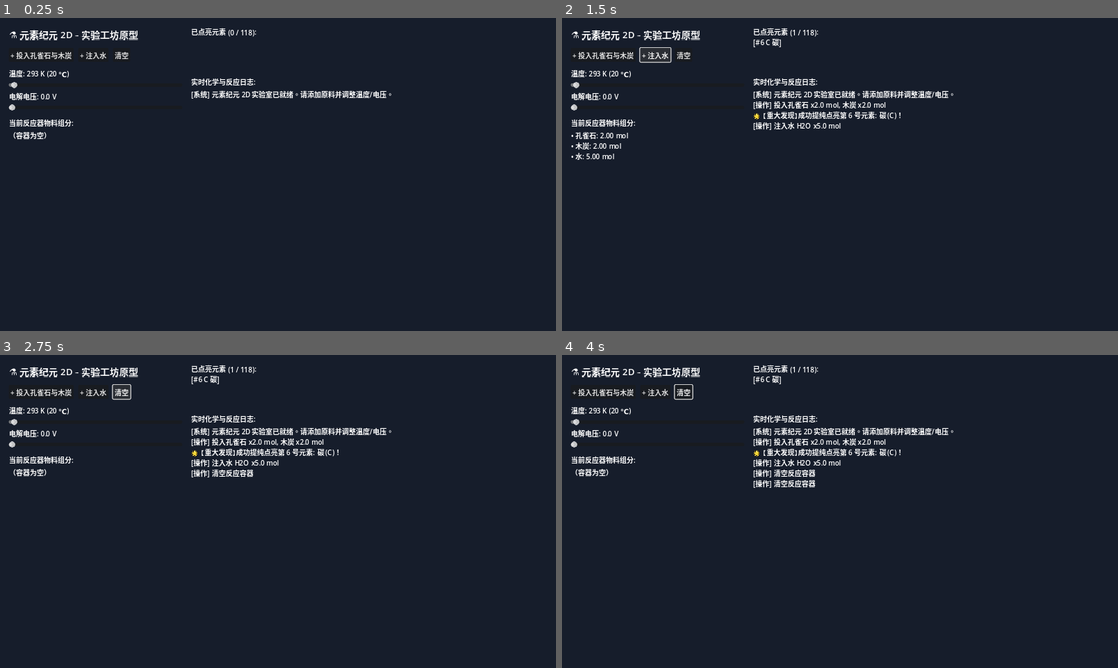
Above: before the commit, frames 1-4 (two rows, left to right).
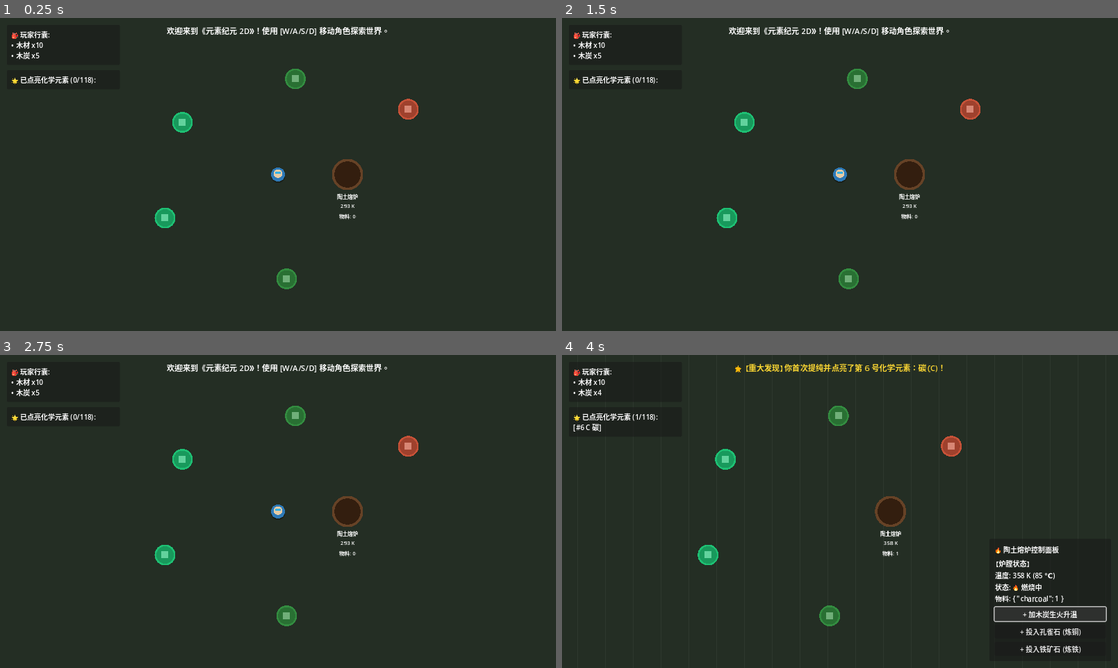
Above: after the commit, the same moments.

Repository: imlinhanchao/elemental-earth-2d
Game: Godot game, scene res://src/scenes/world.tscn
Two runs of this game, one before a commit and one after it. Both use one fixed random seed, a clock stepped at 60 frames per second and the inputs below. Before the commit the project starts from res://src/scenes/main.tscn.
Inputs (mouse positions are in pixels of both pictures, inside the frame that each line leads up to):
- Up to frame 1 (0.25 s): no input
- Up to frame 2 (1.5 s): click (600, 55) at 0.5 s, where only the run before the commit has a clickable "+ 投入孔雀石与木炭"; click (656, 55) at 1.25 s, where only the run before the commit has a clickable "+ 注入水"
- Up to frame 3 (2.75 s): click (122, 392) at 2 s, where only the run before the commit has a clickable "清空"
- Up to frame 4 (4 s): tap Enter at 2.75 s; move the mouse to (962, 495) at 2.77 s; hold D 2.78-3.5 s; click (962, 495) at 2.92 s; click (1051, 614) at 3.5 s, where only the run after the commit has a clickable "+ 加木炭生火升温"

The runs differ from the first frame. In frame 1, 4.5% of the frame differs, in the area x 1-76%, y 2-87%; in frame 2, 5.6%; in frame 3, 5.6%; in frame 4, 9.0%, in the area x 1-98%, y 0-100%.

Commit message:
feat: complete playable M1 prototype with 2D world, resource mining, in-world furnace and chemistry discovery loop

Diff:
--- a/project.godot
+++ b/project.godot
@@ -9,9 +9,13 @@
 config/name="Elemental Earth 2D"
 config/description="A 2D Chemical Simulation & Industrial Sandbox Game"
 config/version="0.1.0"
-run/main_scene="res://src/scenes/main.tscn"
+run/main_scene="res://src/scenes/world.tscn"
 config/features=PackedStringArray("4.2", "Forward Plus")
 config/icon="res://icon.svg"
+
+[autoload]
+
+GameState="*res://src/core/game_state.gd"
 
 [display]
 
--- /dev/null
+++ b/src/core/game_state.gd
@@ -0,0 +1,44 @@
+# game_state.gd
+# 全局游戏状态管理器 (Autoload)
+extends Node
+
+const DataDB = preload("res://src/core/data_db.gd")
+const PlayerInventory = preload("res://src/core/player_inventory.gd")
+const ChemistrySolver = preload("res://src/core/chemistry_solver.gd")
+
+signal element_discovered(element_number: int, item_key: String)
+signal notification_posted(text: String, color: Color)
+
+var inventory: PlayerInventory
+var solver: ChemistrySolver
+var discovered_elements: Array[int] = []
+
+func _ready() -> void:
+	DataDB.initialize()
+	inventory = PlayerInventory.new()
+	solver = ChemistrySolver.new()
+
+	solver.element_discovered.connect(_on_element_discovered)
+
+	# 给玩家一些初始生存工具与测试物资
+	inventory.add_item("wood", 10)
+	inventory.add_item("charcoal", 5)
+
+	print("[GameState] 全局状态就绪")
+
+func unlock_element(elem_num: int, item_key: String) -> void:
+	if not discovered_elements.has(elem_num):
+		discovered_elements.append(elem_num)
+		discovered_elements.sort()
+		var elem = DataDB.get_element(elem_num)
+		var sym = elem.get("symbol", "?")
+		var cname = elem.get("name", item_key)
+		var banner = "🌟 【重大发现】你首次提纯并点亮了第 %d 号化学元素：%s (%s)！" % [elem_num, cname, sym]
+		notification_posted.emit(banner, Color(1.0, 0.85, 0.2))
+		element_discovered.emit(elem_num, item_key)
+
+func _on_element_discovered(elem_num: int, item_key: String) -> void:
+	unlock_element(elem_num, item_key)
+
+func post_notice(text: String, color: Color = Color.WHITE) -> void:
+	notification_posted.emit(text, color)
--- /dev/null
+++ b/src/core/player_inventory.gd
@@ -0,0 +1,33 @@
+# player_inventory.gd
+# 玩家随身背包数据单例
+class_name PlayerInventory
+extends RefCounted
+
+signal item_changed(item_key: String, count: int)
+
+# item_key -> count
+var items: Dictionary = {}
+
+func add_item(key: String, amount: int = 1) -> void:
+	if amount <= 0:
+		return
+	items[key] = items.get(key, 0) + amount
+	item_changed.emit(key, items[key])
+
+func remove_item(key: String, amount: int = 1) -> bool:
+	var current = items.get(key, 0)
+	if current < amount:
+		return false
+	items[key] = current - amount
+	if items[key] <= 0:
+		items.erase(key)
+		item_changed.emit(key, 0)
+	else:
+		item_changed.emit(key, items[key])
+	return true
+
+func get_count(key: String) -> int:
+	return items.get(key, 0)
+
+func has_item(key: String, min_count: int = 1) -> bool:
+	return get_count(key) >= min_count
--- /dev/null
+++ b/src/scenes/furnace.gd
@@ -0,0 +1,95 @@
+# furnace.gd
+# 放置型实体化化学冶炼熔炉
+extends Area2D
+
+const MixtureBuffer = preload("res://src/core/mixture_buffer.gd")
+
+signal open_workbench_requested(furnace_entity: Node2D)
+
+var buffer: MixtureBuffer
+var is_player_nearby: bool = false
+var is_active_fire: bool = false
+var burn_timer: float = 0.0
+
+@onready var label_status = $StatusLabel
+
+func _ready() -> void:
+	buffer = MixtureBuffer.new()
+	buffer.temperature = 293.15 # 初始室温
+	body_entered.connect(_on_body_entered)
+	body_exited.connect(_on_body_exited)
+	_update_label()
+
+func _process(delta: float) -> void:
+	# 燃烧逻辑：如果有燃料正在燃烧，维持/升高温度
+	if is_active_fire:
+		burn_timer -= delta
+		buffer.temperature = move_toward(buffer.temperature, 1100.0, 150.0 * delta)
+		if burn_timer <= 0.0:
+			is_active_fire = false
+	else:
+		# 无火源自然降温回室温
+		buffer.temperature = move_toward(buffer.temperature, 293.15, 30.0 * delta)
+
+	# 驱动化学反应
+	if buffer.total_moles() > 0:
+		var res = GameState.solver.solve(buffer, delta)
+		if res["occurred"]:
+			queue_redraw()
+			_update_label()
+			# 检查是否炼出了金属铜
+			if buffer.has_substance("copper", 0.1):
+				var cu_amount = buffer.consume_substance("copper", 10.0)
+				GameState.inventory.add_item("copper", int(ceil(cu_amount)))
+				GameState.post_notice("✨ 熔炉炼制完成！成功收获金属铜 x%d，已收入背包！" % int(ceil(cu_amount)), Color(0.9, 0.6, 0.2))
+
+	queue_redraw()
+	_update_label()
+
+func _draw() -> void:
+	# 绘制圆形熔炉基座
+	draw_circle(Vector2.ZERO, 36.0, Color(0.4, 0.26, 0.15))
+	draw_circle(Vector2.ZERO, 30.0, Color(0.2, 0.12, 0.06))
+
+	# 炉膛火光
+	if buffer.temperature > 500.0:
+		var glow_intensity = clamp((buffer.temperature - 500.0) / 600.0, 0.2, 1.0)
+		var fire_color = Color(1.0, 0.4 * glow_intensity, 0.0, glow_intensity)
+		draw_circle(Vector2(0, 4), 16.0 * (0.9 + 0.1 * sin(Time.get_ticks_msec() * 0.01)), fire_color)
+
+func _input_event(_viewport: Viewport, event: InputEvent, _shape_idx: int) -> void:
+	if event is InputEventMouseButton and event.button_index == MOUSE_BUTTON_LEFT and event.pressed:
+		if is_player_nearby:
+			open_workbench_requested.emit(self)
+
+func add_fuel() -> bool:
+	if GameState.inventory.remove_item("charcoal", 1) or GameState.inventory.remove_item("wood", 2):
+		is_active_fire = true
+		burn_timer += 15.0 # 燃烧 15 秒
+		buffer.add_substance("charcoal", 1.0)
+		GameState.post_notice("🔥 向熔炉添加了燃料，火势熊熊燃烧！", Color.ORANGE)
+		return true
+	else:
+		GameState.post_notice("背包中没有木炭或木材可用作燃料！", Color.RED)
+		return false
+
+func add_ore(key: String = "malachite", amount: int = 1) -> bool:
+	if GameState.inventory.remove_item(key, amount):
+		buffer.add_substance(key, float(amount))
+		GameState.post_notice("📥 投入原料 %s x%d 到炉膛中" % [key, amount], Color.CYAN)
+		return true
+	else:
+		GameState.post_notice("背包中没有足够的 %s！" % key, Color.RED)
+		return false
+
+func _update_label() -> void:
+	if label_status:
+		label_status.text = "陶土熔炉\n%d K\n物料: %d" % [int(buffer.temperature), int(buffer.total_moles())]
+
+func _on_body_entered(body: Node2D) -> void:
+	if body.is_in_group("player"):
+		is_player_nearby = true
+
+func _on_body_exited(body: Node2D) -> void:
+	if body.is_in_group("player"):
+		is_player_nearby = false
--- /dev/null
+++ b/src/scenes/furnace.tscn
@@ -0,0 +1,23 @@
+[gd_scene load_steps=3 format=3 uid="uid://bd33w24j6l80w"]
+
+[ext_resource type="Script" path="res://src/scenes/furnace.gd" id="1_furnace"]
+
+[sub_resource type="CircleShape2D" id="CircleShape2D_f8u1d"]
+radius = 48.0
+
+[node name="Furnace" type="Area2D"]
+collision_layer = 4
+collision_mask = 1
+script = ExtResource("1_furnace")
+
+[node name="CollisionShape2D" type="CollisionShape2D" parent="."]
+shape = SubResource("CircleShape2D_f8u1d")
+
+[node name="StatusLabel" type="Label" parent="."]
+offset_left = -60.0
+offset_top = 40.0
+offset_right = 60.0
+offset_bottom = 90.0
+theme_override_font_sizes/font_size = 12
+text = "陶土熔炉"
+horizontal_alignment = 1
--- /dev/null
+++ b/src/scenes/player.gd
@@ -0,0 +1,35 @@
+# player.gd
+# 玩家移动与交互控制器
+extends CharacterBody2D
+
+@export var speed: float = 240.0
+
+@onready var camera = $Camera2D
+
+func _ready() -> void:
+	add_to_group("player")
+
+func _physics_process(_delta: float) -> void:
+	var dir = Vector2.ZERO
+	if Input.is_key_pressed(KEY_W) or Input.is_key_pressed(KEY_UP):
+		dir.y -= 1
+	if Input.is_key_pressed(KEY_S) or Input.is_key_pressed(KEY_DOWN):
+		dir.y += 1
+	if Input.is_key_pressed(KEY_A) or Input.is_key_pressed(KEY_LEFT):
+		dir.x -= 1
+	if Input.is_key_pressed(KEY_D) or Input.is_key_pressed(KEY_RIGHT):
+		dir.x += 1
+
+	velocity = dir.normalized() * speed
+	move_and_slide()
+	queue_redraw()
+
+func _draw() -> void:
+	# 绘制极具辨识度的探险科研人员俯视形象
+	# 阴影
+	draw_circle(Vector2(0, 4), 16.0, Color(0, 0, 0, 0.25))
+	# 身体/披肩 (复古科学蓝)
+	draw_circle(Vector2.ZERO, 16.0, Color(0.18, 0.48, 0.72))
+	# 头部/护目镜
+	draw_circle(Vector2(0, -2), 10.0, Color(0.9, 0.8, 0.65))
+	draw_rect(Rect2(-6, -6, 12, 4), Color(0.2, 0.7, 0.9)) # 护目镜
--- /dev/null
+++ b/src/scenes/player.tscn
@@ -0,0 +1,20 @@
+[gd_scene load_steps=3 format=3 uid="uid://ci8x72421390p"]
+
+[ext_resource type="Script" path="res://src/scenes/player.gd" id="1_player"]
+
+[sub_resource type="CircleShape2D" id="CircleShape2D_p3x9d"]
+radius = 16.0
+
+[node name="Player" type="CharacterBody2D"]
+collision_layer = 1
+collision_mask = 6
+script = ExtResource("1_player")
+
+[node name="CollisionShape2D" type="CollisionShape2D" parent="."]
+shape = SubResource("CircleShape2D_p3x9d")
+
+[node name="Camera2D" type="Camera2D" parent="."]
+position_smoothing_enabled = true
+position_smoothing_speed = 8.0
+drag_horizontal_enabled = true
+drag_vertical_enabled = true
--- /dev/null
+++ b/src/scenes/resource_node.gd
@@ -0,0 +1,60 @@
+# resource_node.gd
+# 自然资源节点：支持玩家点击敲击采集
+extends Area2D
+
+@export var item_key: String = "malachite"
+@export var item_name: String = "孔雀石矿脉"
+@export var node_color: Color = Color(0.12, 0.75, 0.45)
+@export var max_health: int = 3
+@export var yield_amount: int = 2
+
+var current_health: int
+
+@onready var shape = $CollisionShape2D
+var is_player_nearby: bool = false
+
+func _ready() -> void:
+	current_health = max_health
+	body_entered.connect(_on_body_entered)
+	body_exited.connect(_on_body_exited)
+	queue_redraw()
+
+func _draw() -> void:
+	# 绘制独特的资源图标图形
+	draw_circle(Vector2.ZERO, 24.0, node_color)
+	draw_circle(Vector2.ZERO, 20.0, node_color.darkened(0.2))
+	# 内部高光晶体斑纹
+	draw_rect(Rect2(-8, -8, 16, 16), node_color.lightened(0.3))
+
+func _input_event(_viewport: Viewport, event: InputEvent, _shape_idx: int) -> void:
+	if event is InputEventMouseButton and event.button_index == MOUSE_BUTTON_LEFT and event.pressed:
+		if is_player_nearby:
+			mine_node()
+
+func mine_node() -> void:
+	current_health -= 1
+	# 简单的敲击受击缩放动画
+	var tw = create_tween()
+	scale = Vector2(1.2, 0.8)
+	tw.tween_property(self, "scale", Vector2.ONE, 0.15)
+
+	if current_health <= 0:
+		# 采集完毕
+		GameState.inventory.add_item(item_key, yield_amount)
+		GameState.post_notice("⛏️ 成功开采获得: %s x%d" % [item_name, yield_amount], node_color)
+
+		# 播放粉碎动画后重生或消失
+		current_health = max_health
+		visible = false
+		await get_tree().create_timer(5.0).timeout
+		visible = true
+	else:
+		GameState.post_notice("正在开采 %s... (%d/%d)" % [item_name, current_health, max_health], Color.GRAY)
+
+func _on_body_entered(body: Node2D) -> void:
+	if body.is_in_group("player"):
+		is_player_nearby = true
+
+func _on_body_exited(body: Node2D) -> void:
+	if body.is_in_group("player"):
+		is_player_nearby = false
--- /dev/null
+++ b/src/scenes/resource_node.tscn
@@ -0,0 +1,14 @@
+[gd_scene load_steps=3 format=3 uid="uid://ci8w7g06x26h5"]
+
+[ext_resource type="Script" path="res://src/scenes/resource_node.gd" id="1_node"]
+
+[sub_resource type="CircleShape2D" id="CircleShape2D_c8a7b"]
+radius = 40.0
+
+[node name="ResourceNode" type="Area2D"]
+collision_layer = 2
+collision_mask = 1
+script = ExtResource("1_node")
+
+[node name="CollisionShape2D" type="CollisionShape2D" parent="."]
+shape = SubResource("CircleShape2D_c8a7b")
--- /dev/null
+++ b/src/scenes/world.gd
@@ -0,0 +1,34 @@
+# world.gd
+# 2D 开放大世界总场景
+extends Node2D
+
+@onready var player = $Player
+@onready var hud = $HUD
+@onready var furnace = $Furnace
+
+func _ready() -> void:
+	furnace.body_entered.connect(_on_furnace_body_entered)
+	furnace.body_exited.connect(_on_furnace_body_exited)
+
+	GameState.post_notice("欢迎来到《元素纪元 2D》！使用 [W/A/S/D] 移动角色探索世界。", Color.WHITE)
+
+func _draw() -> void:
+	# 绘制大世界网格地貌地面 (尺寸 2400x1600)
+	var ground_rect = Rect2(-1200, -800, 2400, 1600)
+	draw_rect(ground_rect, Color(0.14, 0.18, 0.14)) # 苔原绿底色
+
+	# 装饰性网格线
+	var grid_step = 64
+	for x in range(-1200, 1200, grid_step):
+		draw_line(Vector2(x, -800), Vector2(x, 800), Color(0.18, 0.22, 0.18), 1.0)
+	for y in range(-800, 800, grid_step):
+		draw_line(Vector2(-1200, y), Vector2(1200, y), Color(0.18, 0.22, 0.18), 1.0)
+
+func _on_furnace_body_entered(body: Node2D) -> void:
+	if body.is_in_group("player"):
+		hud.show_furnace_ui(furnace)
+		GameState.post_notice("靠近了【陶土熔炉】，可向右侧面板投入矿石与木炭冶炼！", Color.GOLD)
+
+func _on_furnace_body_exited(body: Node2D) -> void:
+	if body.is_in_group("player"):
+		hud.hide_furnace_ui()
--- /dev/null
+++ b/src/scenes/world.tscn
@@ -0,0 +1,50 @@
+[gd_scene load_steps=6 format=3 uid="uid://bvyfx3k44b2m2"]
+
+[ext_resource type="Script" path="res://src/scenes/world.gd" id="1_world"]
+[ext_resource type="PackedScene" uid="uid://ci8x72421390p" path="res://src/scenes/player.tscn" id="2_player"]
+[ext_resource type="PackedScene" uid="uid://bd33w24j6l80w" path="res://src/scenes/furnace.tscn" id="3_furnace"]
+[ext_resource type="PackedScene" uid="uid://ci8w7g06x26h5" path="res://src/scenes/resource_node.tscn" id="4_node"]
+[ext_resource type="PackedScene" uid="uid://ci8v43187140w" path="res://src/ui/hud.tscn" id="5_hud"]
+
+[node name="World" type="Node2D"]
+script = ExtResource("1_world")
+
+[node name="Player" parent="." instance=ExtResource("2_player")]
+position = Vector2(0, 0)
+
+[node name="Furnace" parent="." instance=ExtResource("3_furnace")]
+position = Vector2(160, 0)
+
+[node name="MalachiteNode1" parent="." instance=ExtResource("4_node")]
+position = Vector2(-220, -120)
+item_key = "malachite"
+item_name = "孔雀石矿床"
+node_color = Color(0.12, 0.75, 0.45, 1)
+
+[node name="MalachiteNode2" parent="." instance=ExtResource("4_node")]
+position = Vector2(-260, 100)
+item_key = "malachite"
+item_name = "孔雀石矿床"
+node_color = Color(0.12, 0.75, 0.45, 1)
+
+[node name="IronNode1" parent="." instance=ExtResource("4_node")]
+position = Vector2(300, -150)
+item_key = "iron_ore"
+item_name = "赤铁矿脉"
+node_color = Color(0.78, 0.32, 0.22, 1)
+
+[node name="TreeNode1" parent="." instance=ExtResource("4_node")]
+position = Vector2(40, -220)
+item_key = "wood"
+item_name = "古老橡木"
+node_color = Color(0.2, 0.55, 0.25, 1)
+yield_amount = 4
+
+[node name="TreeNode2" parent="." instance=ExtResource("4_node")]
+position = Vector2(20, 240)
+item_key = "wood"
+item_name = "古老橡木"
+node_color = Color(0.2, 0.55, 0.25, 1)
+yield_amount = 4
+
+[node name="HUD" parent="." instance=ExtResource("5_hud")]
--- /dev/null
+++ b/src/ui/hud.gd
@@ -0,0 +1,81 @@
+# hud.gd
+# 游戏主界面 HUD
+extends CanvasLayer
+
+@onready var inventory_label = $Margin/HBox/LeftBox/InvPanel/Margin/VBox/InvLabel
+@onready var notice_label = $Margin/TopBox/NoticeLabel
+@onready var furnace_panel = $Margin/HBox/RightBox/FurnacePanel
+@onready var furnace_info = $Margin/HBox/RightBox/FurnacePanel/Margin/VBox/FurnaceInfo
+@onready var elements_label = $Margin/HBox/LeftBox/ElementsPanel/Margin/VBox/ElementsLabel
+
+var current_nearby_furnace: Node2D = null
+
+func _ready() -> void:
+	GameState.notification_posted.connect(_on_notification_posted)
+	GameState.element_discovered.connect(_on_element_discovered)
+	GameState.inventory.item_changed.connect(_on_item_changed)
+
+	furnace_panel.visible = false
+	_update_inventory_ui()
+	_update_elements_ui()
+
+func _process(_delta: float) -> void:
+	if current_nearby_furnace != null:
+		var buf = current_nearby_furnace.buffer
+		furnace_info.text = "【炉膛状态】\n温度: %d K (%d ℃)\n状态: %s\n物料: %s" % [
+			int(buf.temperature),
+			int(buf.temperature - 273.15),
+			("🔥 燃烧中" if current_nearby_furnace.is_active_fire else "❄️ 未生火"),
+			(str(buf.components) if buf.components.size() > 0 else "空")
+		]
+
+func _update_inventory_ui() -> void:
+	var text = "🎒 玩家行囊:\n"
+	if GameState.inventory.items.is_empty():
+		text += "（空）\n"
+	else:
+		for k in GameState.inventory.items.keys():
+			var item = DataDB.get_item(k)
+			var iname = item.get("name", k)
+			text += "• %s x%d\n" % [iname, GameState.inventory.items[k]]
+	inventory_label.text = text
+
+func _update_elements_ui() -> void:
+	var text = "🌟 已点亮化学元素 (%d/118):\n" % GameState.discovered_elements.size()
+	for num in GameState.discovered_elements:
+		var elem = DataDB.get_element(num)
+		text += "[#%d %s %s] " % [num, elem.get("symbol", ""), elem.get("name", "")]
+	elements_label.text = text
+
+func _on_item_changed(_key: String, _count: int) -> void:
+	_update_inventory_ui()
+
+func _on_element_discovered(_num: int, _key: String) -> void:
+	_update_elements_ui()
+
+func _on_notification_posted(msg: String, col: Color) -> void:
+	notice_label.text = msg
+	notice_label.modulate = col
+	var tw = create_tween()
+	notice_label.scale = Vector2(1.2, 1.2)
+	tw.tween_property(notice_label, "scale", Vector2.ONE, 0.2)
+
+func show_furnace_ui(furnace: Node2D) -> void:
+	current_nearby_furnace = furnace
+	furnace_panel.visible = true
+
+func hide_furnace_ui() -> void:
+	current_nearby_furnace = null
+	furnace_panel.visible = false
+
+func _on_btn_add_fuel_pressed() -> void:
+	if current_nearby_furnace:
+		current_nearby_furnace.add_fuel()
+
+func _on_btn_add_malachite_pressed() -> void:
+	if current_nearby_furnace:
+		current_nearby_furnace.add_ore("malachite", 1)
+
+func _on_btn_add_iron_ore_pressed() -> void:
+	if current_nearby_furnace:
+		current_nearby_furnace.add_ore("iron_ore", 1)
--- /dev/null
+++ b/src/ui/hud.tscn
@@ -0,0 +1,123 @@
+[gd_scene load_steps=2 format=3 uid="uid://ci8v43187140w"]
+
+[ext_resource type="Script" path="res://src/ui/hud.gd" id="1_hud"]
+
+[node name="HUD" type="CanvasLayer"]
+script = ExtResource("1_hud")
+
+[node name="Margin" type="MarginContainer" parent="."]
+anchors_preset = 15
+anchor_right = 1.0
+anchor_bottom = 1.0
+grow_horizontal = 2
+grow_vertical = 2
+theme_override_constants/margin_left = 16
+theme_override_constants/margin_top = 16
+theme_override_constants/margin_right = 16
+theme_override_constants/margin_bottom = 16
+
+[node name="TopBox" type="VBoxContainer" parent="Margin"]
+layout_mode = 2
+size_flags_vertical = 0
+alignment = 1
+
+[node name="NoticeLabel" type="Label" parent="Margin/TopBox"]
+layout_mode = 2
+theme_override_font_sizes/font_size = 18
+text = "【WASD】移动角色，点击【矿脉】采集矿石，靠近【陶土熔炉】进行还原冶炼！"
+horizontal_alignment = 1
+
+[node name="HBox" type="HBoxContainer" parent="Margin"]
+layout_mode = 2
+size_flags_vertical = 3
+mouse_filter = 2
+
+[node name="LeftBox" type="VBoxContainer" parent="Margin/HBox"]
+custom_minimum_size = Vector2(260, 0)
+layout_mode = 2
+theme_override_constants/separation = 12
+
+[node name="InvPanel" type="PanelContainer" parent="Margin/HBox/LeftBox"]
+layout_mode = 2
+
+[node name="Margin" type="MarginContainer" parent="Margin/HBox/LeftBox/InvPanel"]
+layout_mode = 2
+theme_override_constants/margin_left = 10
+theme_override_constants/margin_top = 10
+theme_override_constants/margin_right = 10
+theme_override_constants/margin_bottom = 10
+
+[node name="VBox" type="VBoxContainer" parent="Margin/HBox/LeftBox/InvPanel/Margin"]
+layout_mode = 2
+
+[node name="InvLabel" type="RichTextLabel" parent="Margin/HBox/LeftBox/InvPanel/Margin/VBox"]
+layout_mode = 2
+fit_content = true
+text = "🎒 玩家行囊:"
+
+[node name="ElementsPanel" type="PanelContainer" parent="Margin/HBox/LeftBox"]
+layout_mode = 2
+
+[node name="Margin" type="MarginContainer" parent="Margin/HBox/LeftBox/ElementsPanel"]
+layout_mode = 2
+theme_override_constants/margin_left = 10
+theme_override_constants/margin_top = 10
+theme_override_constants/margin_right = 10
+theme_override_constants/margin_bottom = 10
+
+[node name="VBox" type="VBoxContainer" parent="Margin/HBox/LeftBox/ElementsPanel/Margin"]
+layout_mode = 2
+
+[node name="ElementsLabel" type="RichTextLabel" parent="Margin/HBox/LeftBox/ElementsPanel/Margin/VBox"]
+layout_mode = 2
+fit_content = true
+text = "🌟 已点亮化学元素 (0/118):"
+
+[node name="CenterSpacer" type="Control" parent="Margin/HBox"]
+layout_mode = 2
+size_flags_horizontal = 3
+mouse_filter = 2
+
+[node name="RightBox" type="VBoxContainer" parent="Margin/HBox"]
+custom_minimum_size = Vector2(280, 0)
+layout_mode = 2
+alignment = 2
+
+[node name="FurnacePanel" type="PanelContainer" parent="Margin/HBox/RightBox"]
+layout_mode = 2
+
+[node name="Margin" type="MarginContainer" parent="Margin/HBox/RightBox/FurnacePanel"]
+layout_mode = 2
+theme_override_constants/margin_left = 12
+theme_override_constants/margin_top = 12
+theme_override_constants/margin_right = 12
+theme_override_constants/margin_bottom = 12
+
+[node name="VBox" type="VBoxContainer" parent="Margin/HBox/RightBox/FurnacePanel/Margin"]
+layout_mode = 2
+theme_override_constants/separation = 8
+
+[node name="Header" type="Label" parent="Margin/HBox/RightBox/FurnacePanel/Margin/VBox"]
+layout_mode = 2
+theme_override_font_sizes/font_size = 16
+text = "🔥 陶土熔炉控制面板"
+
+[node name="FurnaceInfo" type="Label" parent="Margin/HBox/RightBox/FurnacePanel/Margin/VBox"]
+layout_mode = 2
+text = "炉膛状态..."
+
+[node name="BtnAddFuel" type="Button" parent="Margin/HBox/RightBox/FurnacePanel/Margin/VBox"]
+layout_mode = 2
+text = "+ 加木炭生火升温"
+
+[node name="BtnAddMalachite" type="Button" parent="Margin/HBox/RightBox/FurnacePanel/Margin/VBox"]
+layout_mode = 2
+text = "+ 投入孔雀石 (炼铜)"
+
+[node name="BtnAddIronOre" type="Button" parent="Margin/HBox/RightBox/FurnacePanel/Margin/VBox"]
+layout_mode = 2
+text = "+ 投入铁矿石 (炼铁)"
+
+[connection signal="pressed" from="Margin/HBox/RightBox/FurnacePanel/Margin/VBox/BtnAddFuel" to="." method="_on_btn_add_fuel_pressed"]
+[connection signal="pressed" from="Margin/HBox/RightBox/FurnacePanel/Margin/VBox/BtnAddMalachite" to="." method="_on_btn_add_malachite_pressed"]
+[connection signal="pressed" from="Margin/HBox/RightBox/FurnacePanel/Margin/VBox/BtnAddIronOre" to="." method="_on_btn_add_iron_ore_pressed"]
Not shown, added: icon.svg.import
Not shown, added: run_game.sh
